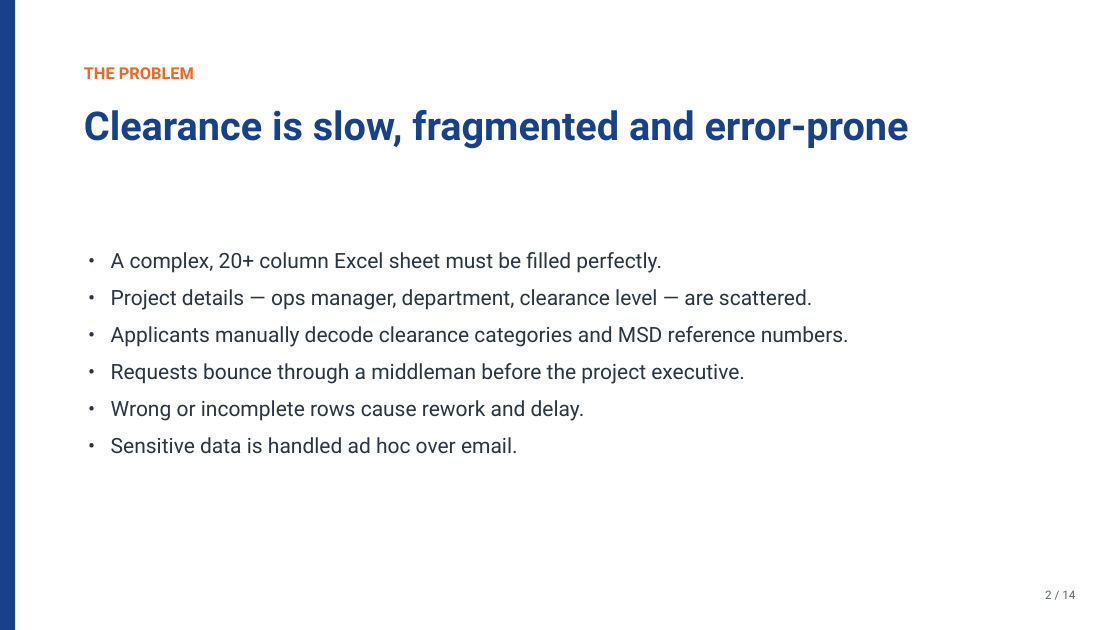
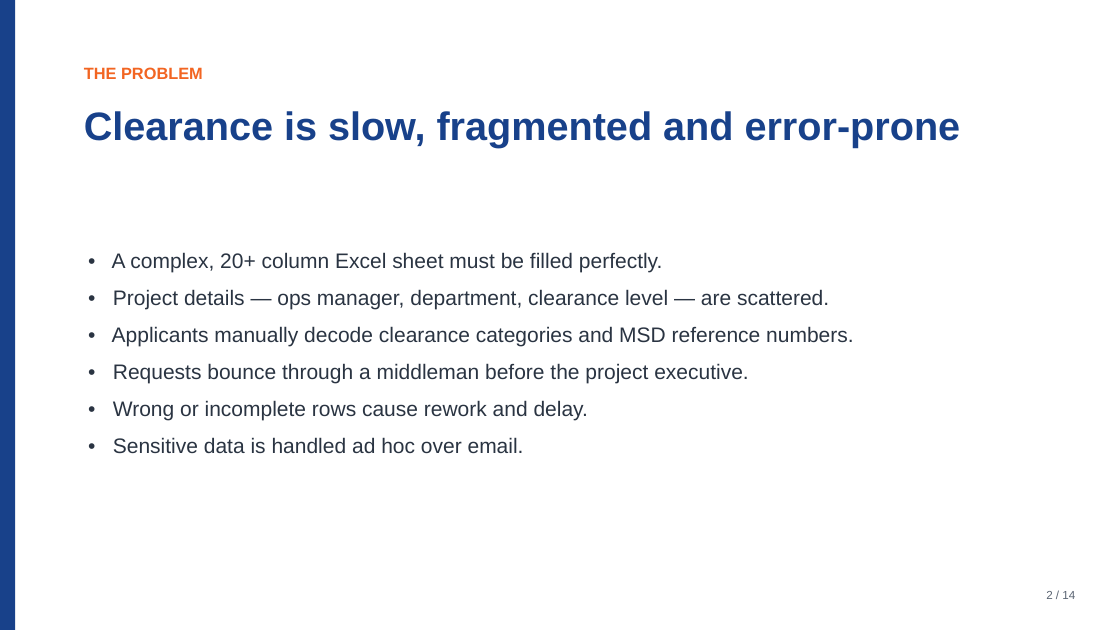
Before and after one commit to notmaineyy/ayyeye, a slide deck: slide 2 of pitch/acres_pitch_deck.pptx. Drawn at 1120x630 pixels with LibreOffice and Linux fonts; fonts in the diff are those of the drawing. Boxes give left, top, right and bottom in pixels: in the first picture for what was removed or moved away, otherwise in the second. Text is boxed around its words. In the diff, an @@ line names an element or a change of style, - is before the commit and + after.

```diff
--- a/pitch/acres_pitch_deck.pptx
+++ b/pitch/acres_pitch_deck.pptx
@@ font Roboto to Arial in 4 elements at [84, 67, 203, 79], [84, 111, 961, 147], [112, 252, 853, 454], [1046, 591, 1075, 599] @@
```
Also in this commit, not shown: 13 other slides changed, 3 other files.
